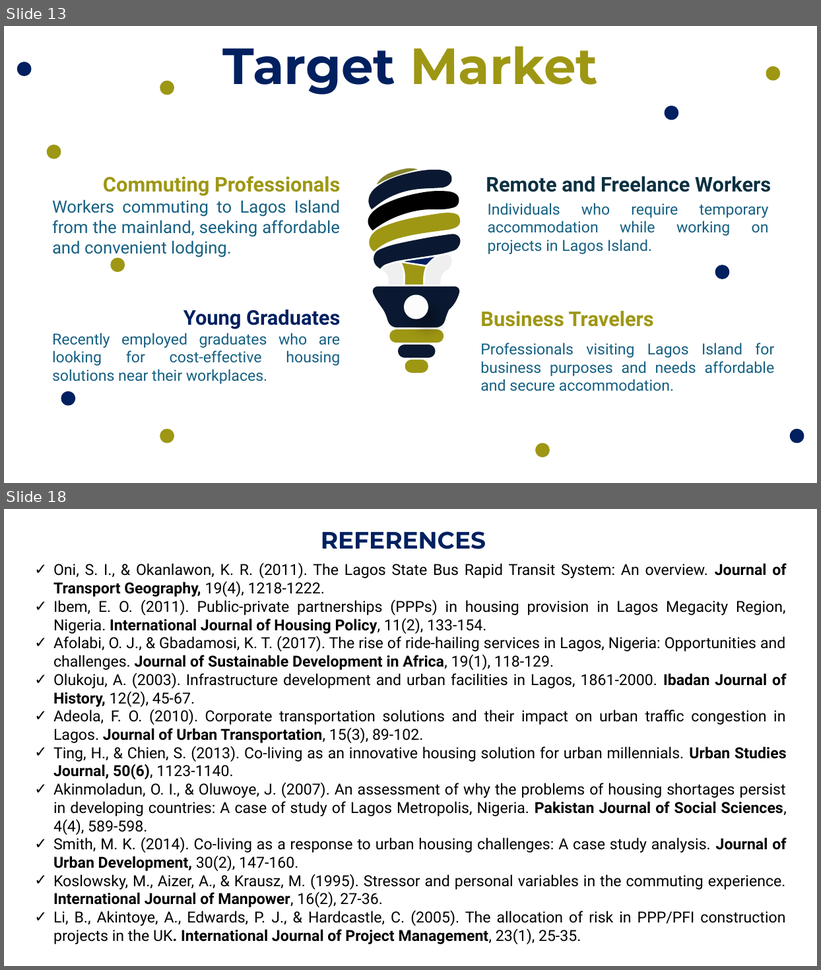
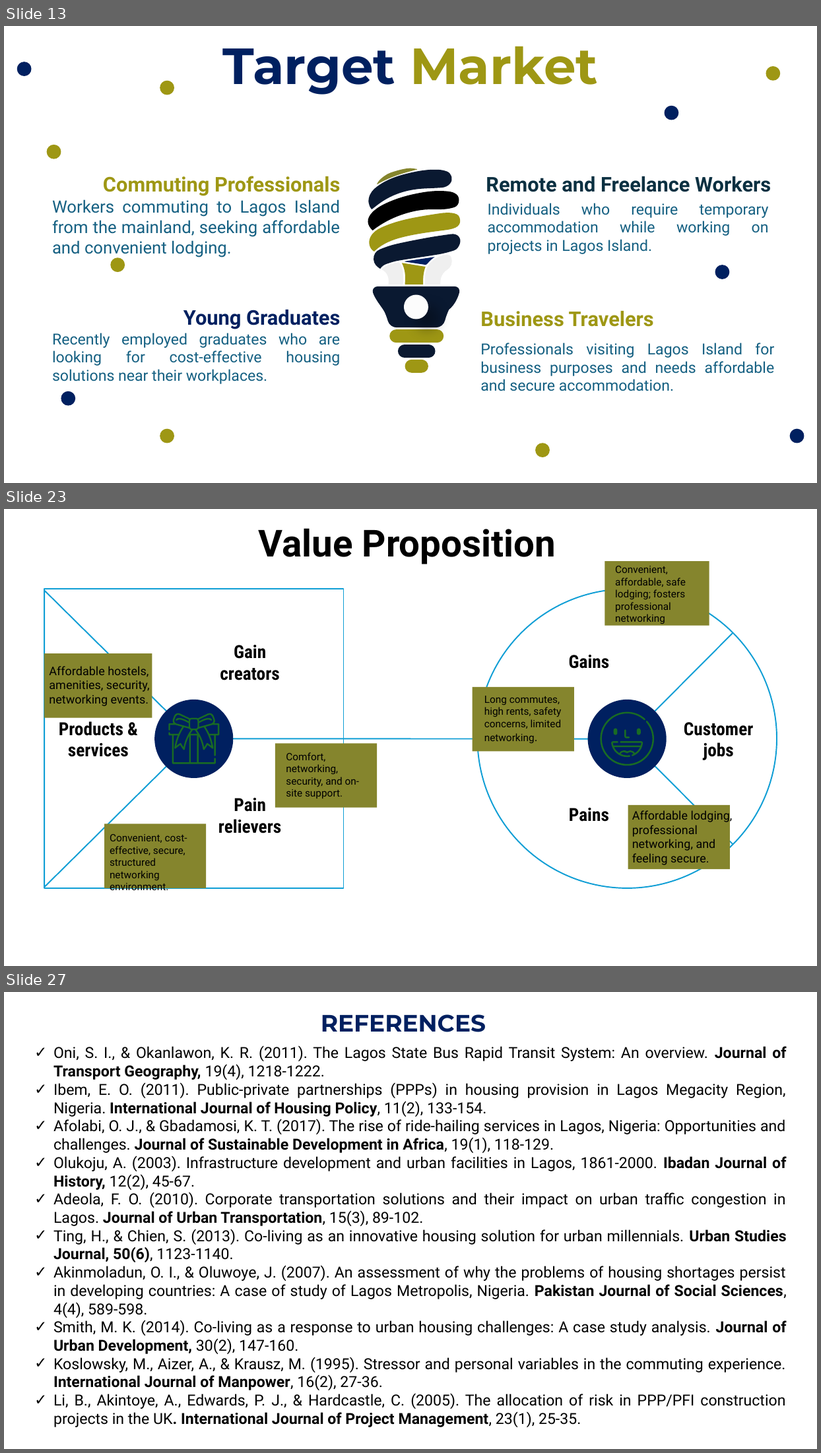
Before and after one commit to Gbekoilias/IslandRest-Hostel-Documentation, a slide deck: docs/Enhancing Hospitality IslandRest Hostel Operational Overview.pptx. Shown one above the other, each under a label of ours: slides 13 and 18 before the commit, slides 13, 23 and 27 after it; the slides between them are not shown. The pictures are 821x970 and 821x1453 pixels, drawn with LibreOffice and Linux fonts; fonts in the diff are those of the drawing. Boxes give left, top, right and bottom in pixels: in the first picture for what was removed or moved away, otherwise in the second. Text is boxed around its words. In the diff, an @@ line names an element or a change of style, - is before the commit and + after.

```diff
--- a/docs/Enhancing Hospitality IslandRest Hostel Operational Overview.pptx
+++ b/docs/Enhancing Hospitality IslandRest Hostel Operational Overview.pptx
@@ slide 23 added at box(4, 509, 817, 966), background #FFFFFF @@
@@ title added at box(259, 528, 556, 564), 44 pt, text #000000, bold @@
+Value Proposition
@@ text added at box(615, 566, 686, 624), 12 pt, text #000000 @@
+Convenient, affordable, safe lodging; fosters professional networking
@@ text added at box(49, 666, 150, 706), 14 pt, text #000000 @@
+Affordable hostels, amenities, security, networking events.
@@ text added at box(484, 696, 562, 743), 12 pt, text #000000 @@
+Long commutes, high rents, safety concerns, limited networking.
@@ text added at box(286, 753, 359, 799), 12 pt, text #000000 @@
+Comfort, networking, security, and on-site support.
@@ group added at box(44, 561, 777, 889): 7 rectangles, 6 freeform shapes, 6 texts, 3 ellipses, 3 lines, 1 triangle @@
+Gains
+Pains
+Customer jobs
+Pain relievers
+Products & services
+Gain creators
@@ text added at box(632, 809, 733, 865), 14 pt, text #000000 @@
+Affordable lodging, professional networking, and feeling secure.
@@ text added at box(110, 834, 187, 893), 12 pt, text #000000 @@
+Convenient, cost-effective, secure, structured networking environment.
@@ what was slide 18 is now slide 27 @@
```
Also in this commit, not shown: 3 slides changed, 9 other slides added, 1 slide removed, 5 other files.
